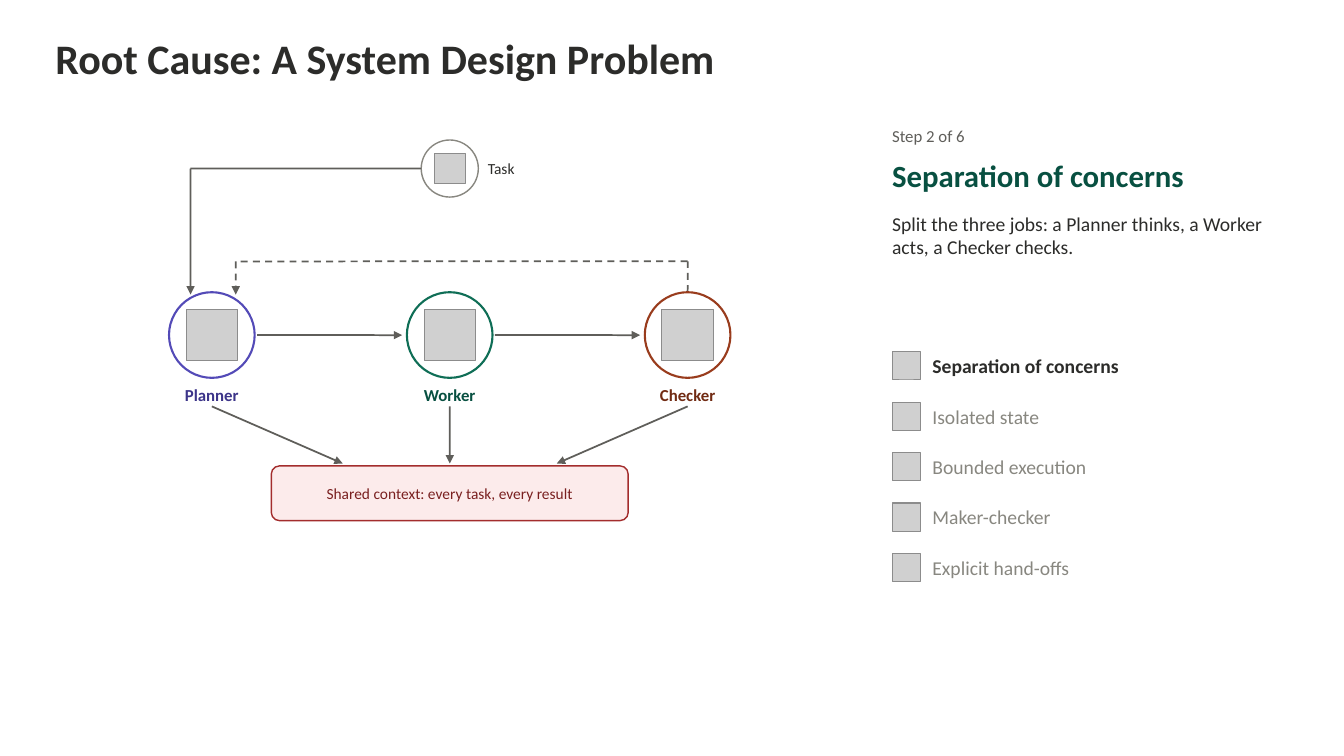
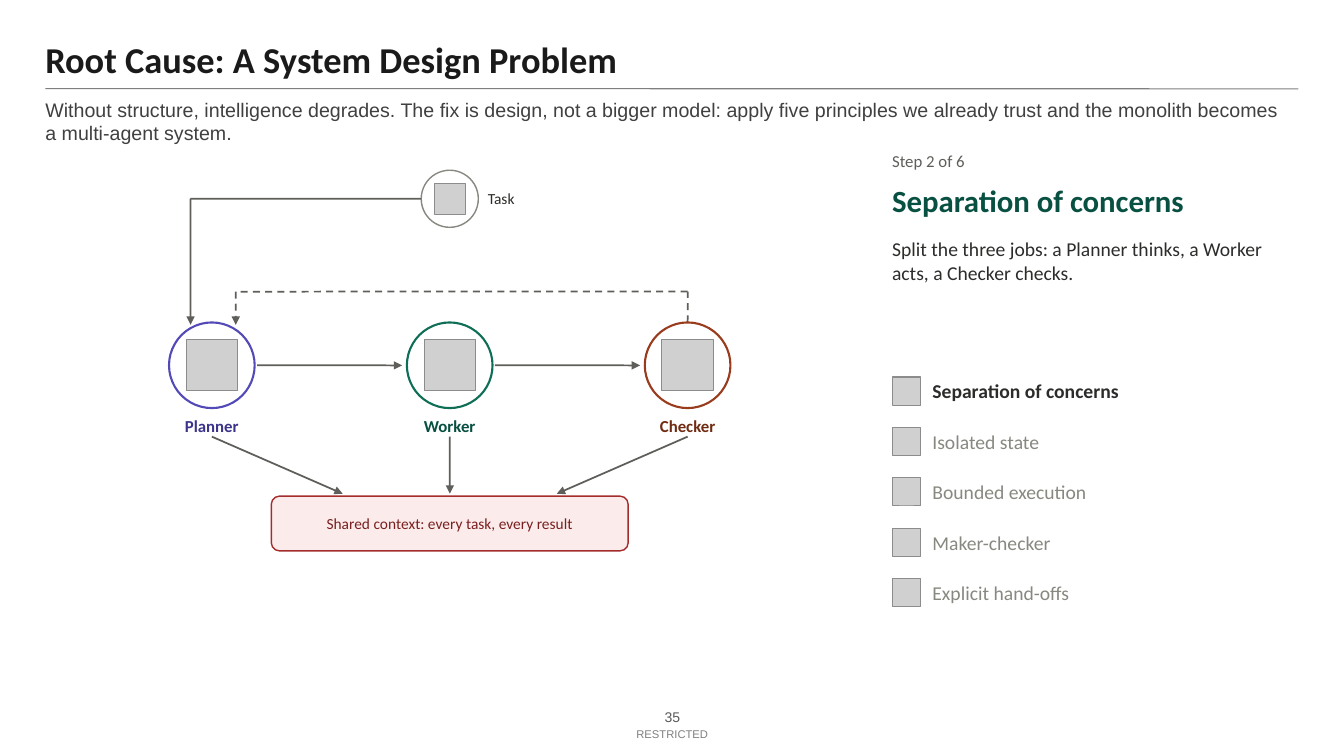
Before and after one commit to Amit-hub1998/multi-agent-subgraph-architecture, a slide deck: slide 35 of slides-01-06/Slides-01-06.pptx. Drawn at 1344x756 pixels with LibreOffice and Linux fonts; fonts in the diff are those of the drawing; grey boxes stand for pictures. Boxes give left, top, right and bottom in pixels: in the first picture for what was removed or moved away, otherwise in the second. Text is boxed around its words. In the diff, an @@ line names an element or a change of style, - is before the commit and + after.

```diff
--- a/slides-01-06/Slides-01-06.pptx
+++ b/slides-01-06/Slides-01-06.pptx
@@ text "Root Cause: A System Design ..." moved from (x1=55, y1=44, x2=714, y2=81) to (x1=45, y1=47, x2=617, y2=79) @@
@@ text "Root Cause: A System Design ..." at (x1=45, y1=47, x2=617, y2=79): size 30 to 26 pt, text colour #2C2C2A to #1A1A1A; vertical alignment top to bottom @@
@@ line added from (45, 89) to (1299, 89), #7F7F7F 0.75 pt @@
@@ text added at (x1=45, y1=102, x2=1278, y2=144), 14 pt, text #404040 @@
+Without structure, intelligence degrades. The fix is design, not a bigger model: apply five principles we already trust and the monolith becomes a multi-agent system.
@@ text "Separation of concerns" moved from (x1=932, y1=359, x2=1119, y2=376) to (x1=892, y1=190, x2=1184, y2=217) @@
@@ text "Separation of concerns" at (x1=892, y1=190, x2=1184, y2=217): size 14 to 22 pt, text colour #2C2C2A to #085041; vertical alignment middle to top @@
@@ 6 texts, 5 pictures moved together from (x1=892, y1=130, x2=1262, y2=582) to (x1=892, y1=155, x2=1262, y2=607) @@
@@ 7 arrows, 4 pictures, 4 texts, 4 ellipses, 3 lines, 1 rounded rectangle moved together from (x1=169, y1=140, x2=731, y2=520) to (x1=169, y1=170, x2=731, y2=551) @@
@@ text "Separation of concerns" moved from (x1=892, y1=165, x2=1184, y2=192) to (x1=932, y1=384, x2=1119, y2=401) @@
@@ text "Separation of concerns" at (x1=932, y1=384, x2=1119, y2=401): size 22 to 14 pt, text colour #085041 to #2C2C2A; vertical alignment top to middle @@
@@ page number added at (x1=665, y1=712, x2=681, y2=722), 10 pt, text #595959 @@
+35
@@ text added at (x1=636, y1=730, x2=708, y2=738), 8 pt, text #7F7F7F @@
+RESTRICTED
```
Also in this commit, not shown: 41 other slides changed, 1 slide added, 1 slide removed, 19 other files.
